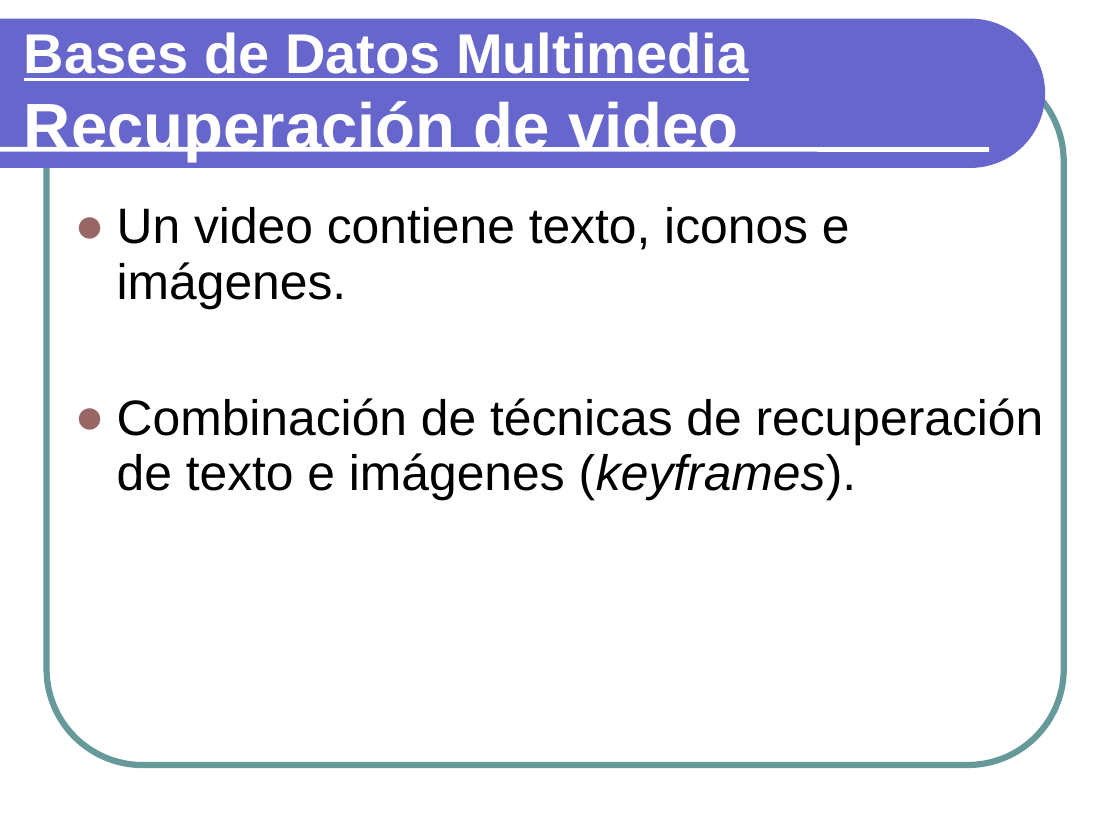
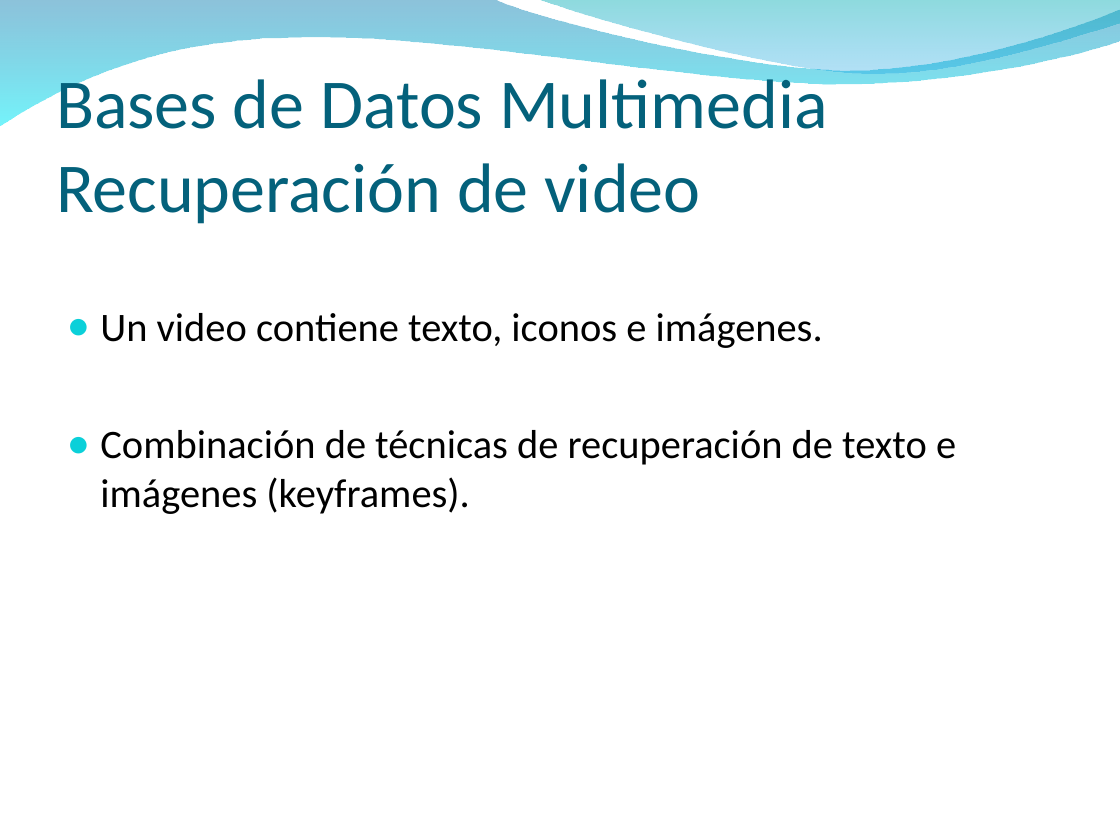
Before and after one commit to txedo/isi-mabd, a slide deck: slide 62 of Funcionalidad3/Funcionalidad3.ppt (slide 61 before the commit). Drawn at 1120x840 pixels with LibreOffice and Linux fonts; fonts in the diff are those of the drawing; background and template pictures are left out. Boxes give left, top, right and bottom in pixels: in the first picture for what was removed or moved away, otherwise in the second. Text is boxed around its words. In the diff, an @@ line names an element or a change of style, - is before the commit and + after.

```diff
--- a/Funcionalidad3/Funcionalidad3.ppt
+++ b/Funcionalidad3/Funcionalidad3.ppt
@@ freeform shape resized from (x1=0, y1=19, x2=1045, y2=168) to (x1=0, y1=0, x2=1120, y2=127) @@
@@ freeform shape at (x1=0, y1=0, x2=1120, y2=127): fill #6666CC to gradient #0079AF to #00EBF8 @@
@@ freeform shape added at (x1=536, y1=0, x2=1120, y2=77), fill gradient #00ADB6 to #009BE5 @@
@@ rounded rectangle removed at (x1=47, y1=65, x2=1064, y2=765) @@
@@ title "Bases de Datos Multimedia Recuperación ..." moved from (x1=24, y1=32, x2=748, y2=161) to (x1=56, y1=70, x2=828, y2=224) @@
@@ title "Bases de Datos Multimedia Recuperación ..." at (x1=56, y1=70, x2=828, y2=224): size 36 to 45 pt, underline off in "Bases de Datos Multimedia"; size 42 to 45 pt in "Recuperación de video"; font Arial to Calibri, text colour #FFFFFF to #04617B, bold off; line spacing 0.93 to 1; vertical alignment middle to bottom @@
@@ line removed from (0, 149) to (989, 149) @@
@@ text "Un video contiene texto, iconos ..." moved from (x1=117, y1=207, x2=1044, y2=501) to (x1=100, y1=313, x2=956, y2=514) @@
@@ text "Un video contiene texto, iconos ..." at (x1=100, y1=313, x2=956, y2=514): size 32 to 26 pt, font Arial to Calibri; italic off in "(keyframes)."; indent changed; line spacing 0.93 to 1; less space between paragraphs; bullet colour #996666 to #0BD0D9 @@
```
Also in this commit, not shown: 67 other slides changed, 2 slides added, 1 slide removed.
